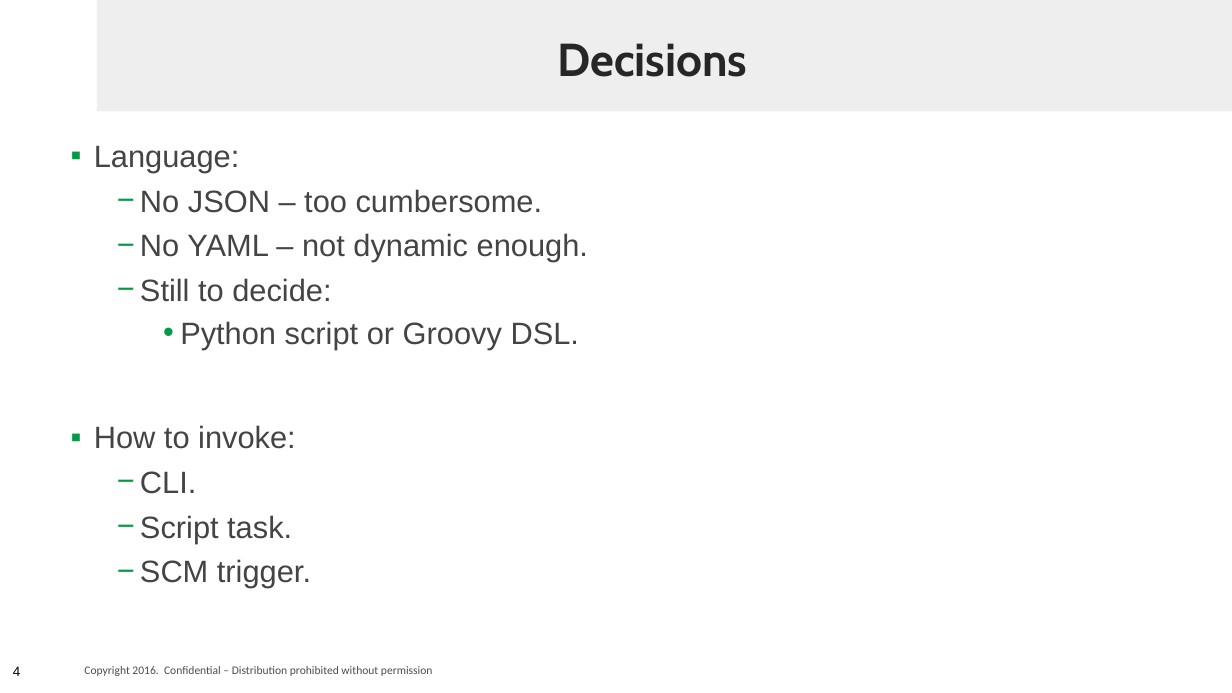
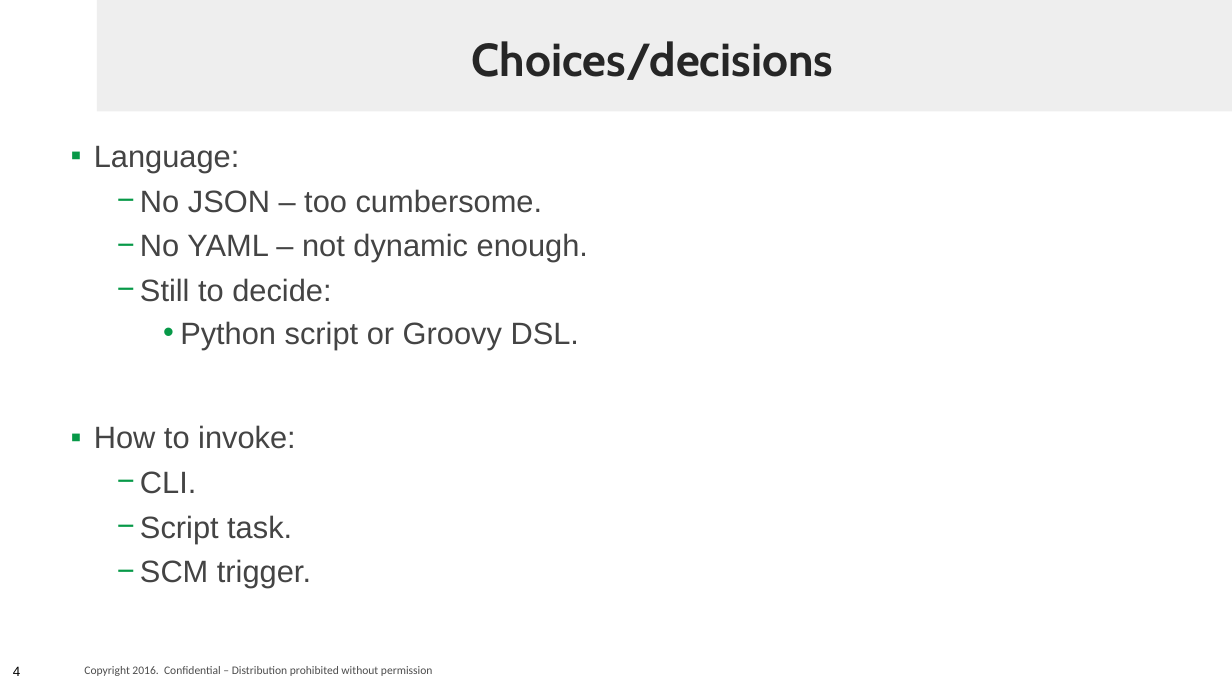
Before and after one commit to vpartington/as-code-1, a slide deck: slide 4 of release-as-code/201611117 Release-as-code design sprint.pptx. Drawn at 1232x693 pixels with LibreOffice and Linux fonts; fonts in the diff are those of the drawing; background and template pictures are left out. Boxes give left, top, right and bottom in pixels: in the first picture for what was removed or moved away, otherwise in the second. Text is boxed around its words. In the diff, an @@ line names an element or a change of style, - is before the commit and + after.

Commit message:
Updated PowerPoint.

```diff
--- a/release-as-code/201611117 Release-as-code design sprint.pptx
+++ b/release-as-code/201611117 Release-as-code design sprint.pptx
@@ title at box(472, 41, 834, 80): text changed @@
-Decisions
+Choices/decisions
```
